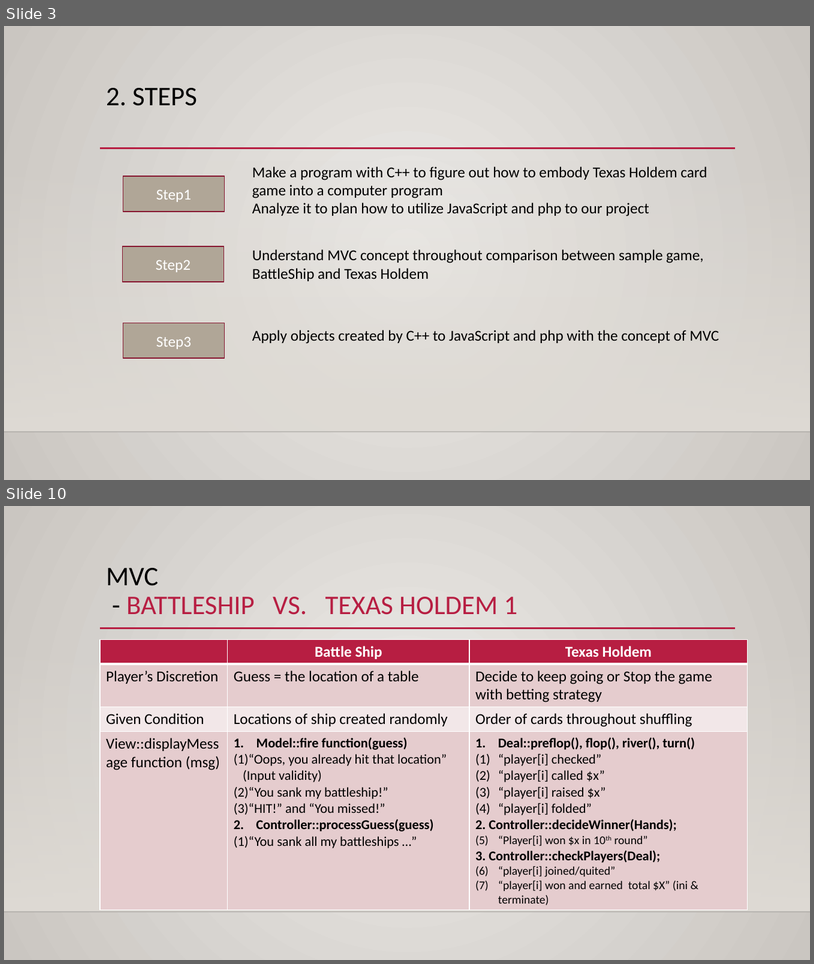
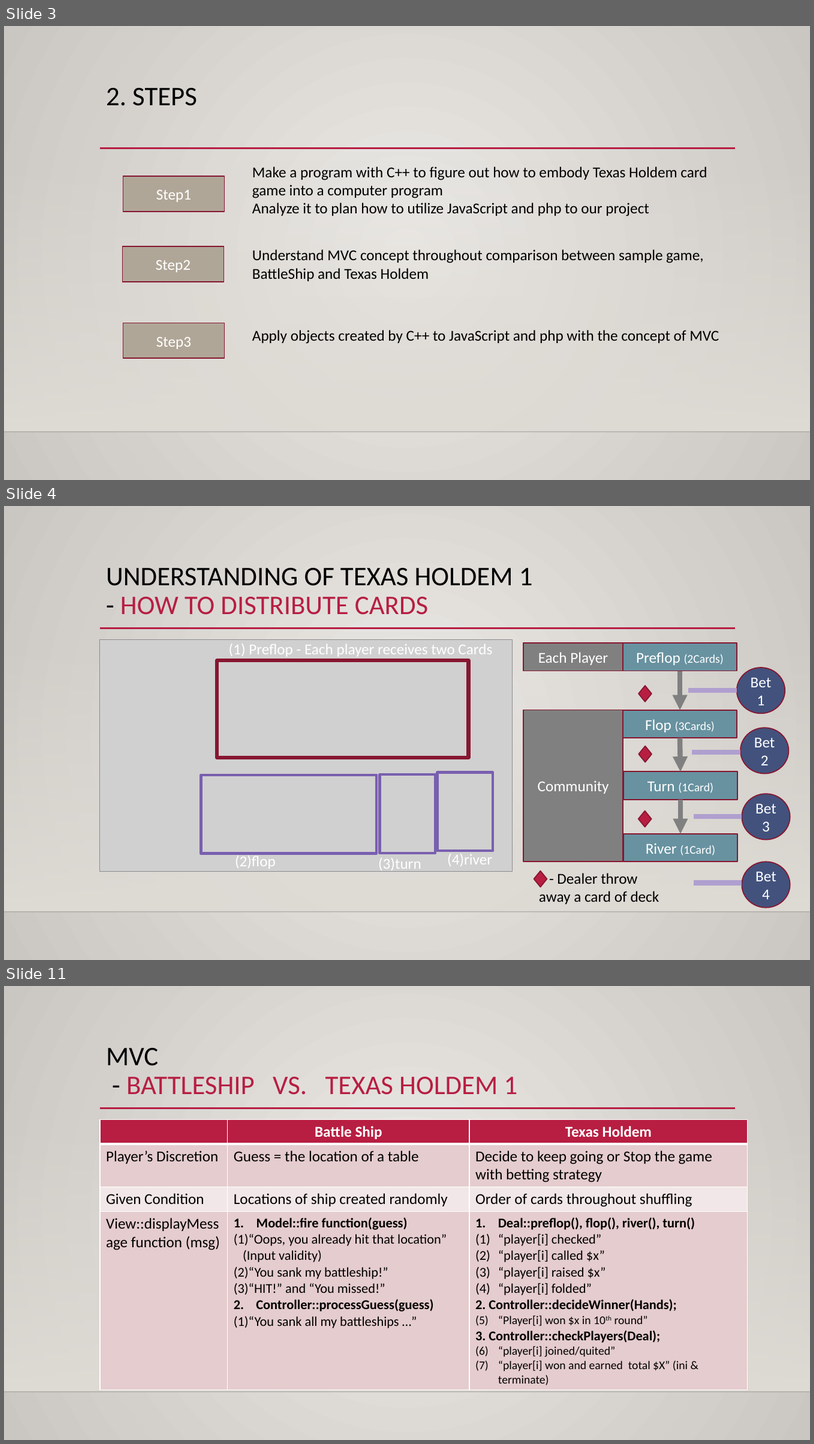
Before and after one commit to bl2746750/LeeByoungmo_CIS_17b_47697, a slide deck: Proj/Texas holdem.pptx. Shown one above the other, each under a label of ours: slides 3 and 10 before the commit, slides 3, 4 and 11 after it; the slides between them are not shown. The pictures are 814x964 and 814x1444 pixels, drawn with LibreOffice and Linux fonts; fonts in the diff are those of the drawing; grey boxes stand for pictures; background and template pictures are left out. Boxes give left, top, right and bottom in pixels: in the first picture for what was removed or moved away, otherwise in the second. Text is boxed around its words. In the diff, an @@ line names an element or a change of style, - is before the commit and + after.

```diff
--- a/Proj/Texas holdem.pptx
+++ b/Proj/Texas holdem.pptx
@@ slide 4 added at [4,506,810,960], background gradient #ECEAE7 to #CAC7C1; not listed: 3 template elements that a slide beside it also shows @@
@@ title added at [106,568,533,615], 32 pt, text #000000 @@
+UNDERSTANDING OF TEXAS HOLDEM 1
+- HOW TO DISTRIBUTE CARDS
@@ picture added at [100,639,513,871] @@
@@ text added at [229,643,492,657], 18 pt, text #FFFFFF @@
+(1) Preflop - Each player receives two Cards
@@ rectangle added at [524,643,623,670], fill #808080, outline #871631 1.25 pt, 18 pt, text #FFFFFF @@
+Each Player
@@ rectangle added at [623,643,738,670], fill #6892A0, outline #871631 1.25 pt, 14 pt, text #FFFFFF @@
+Preflop (2Cards)
@@ rectangle added at [218,660,469,757], outline #871631 4.5 pt @@
@@ ellipse added at [737,667,786,714], fill #42527C, outline #871631 1.25 pt, 18 pt, text #FFFFFF @@
+Bet 1
@@ diamond added at [639,685,653,702], fill #B71E42, outline #871631 1.25 pt @@
@@ arrow added from (680, 670) to (680, 710), #808080 6 pt @@
@@ line added from (689, 691) to (737, 691), #AF9FCF 6 pt @@
@@ rectangle added at [524,710,623,862], fill #808080, outline #871631 1.25 pt, 18 pt, text #FFFFFF @@
+Community
@@ rectangle added at [623,710,738,738], fill #6892A0, outline #871631 1.25 pt, 14 pt, text #FFFFFF @@
+Flop (3Cards)
@@ arrow added from (680, 738) to (681, 772), #808080 6 pt @@
@@ ellipse added at [741,727,789,774], fill #42527C, outline #871631 1.25 pt, 18 pt, text #FFFFFF @@
+Bet 2
@@ diamond added at [639,746,653,762], fill #B71E42, outline #871631 1.25 pt @@
@@ line added from (692, 752) to (741, 752), #AF9FCF 6 pt @@
@@ rectangle added at [201,775,377,853], outline #795FAF 3 pt @@
@@ rectangle added at [380,775,436,853], outline #795FAF 3 pt @@
@@ rectangle added at [438,772,494,851], outline #795FAF 3 pt @@
@@ rectangle added at [624,772,738,799], fill #6892A0, outline #871631 1.25 pt, 14 pt, text #FFFFFF @@
+Turn (1Card)
@@ ellipse added at [743,793,791,840], fill #42527C, outline #871631 1.25 pt, 18 pt, text #FFFFFF @@
+Bet 3
@@ diamond added at [639,811,652,827], fill #B71E42, outline #871631 1.25 pt @@
@@ arrow added from (681, 799) to (681, 833), #808080 6 pt @@
@@ line added from (694, 816) to (743, 816), #AF9FCF 6 pt @@
@@ rectangle added at [624,833,738,861], fill #6892A0, outline #871631 1.25 pt, 14 pt, text #FFFFFF @@
+River (1Card)
@@ text added at [235,853,276,868], 18 pt, text #FFFFFF @@
+(2)flop
@@ text added at [378,858,422,871], 18 pt, text #FFFFFF @@
+(3)turn
@@ text added at [447,853,492,866], 18 pt, text #FFFFFF @@
+(4)river
@@ ellipse added at [743,862,791,907], fill #42527C, outline #871631 1.25 pt, 18 pt, text #FFFFFF @@
+Bet 4
@@ diamond added at [534,871,548,887], fill #B71E42, outline #871631 1.25 pt @@
@@ text added at [539,873,660,904], 18 pt, text #000000 @@
+- Dealer throw away a card of deck
@@ line added from (694, 882) to (743, 882), #AF9FCF 6 pt @@
@@ what was slide 10 is now slide 11 @@
```
Also in this commit, not shown: 3 slides changed, 3 other slides added, 3 slides removed, 2 other files.
